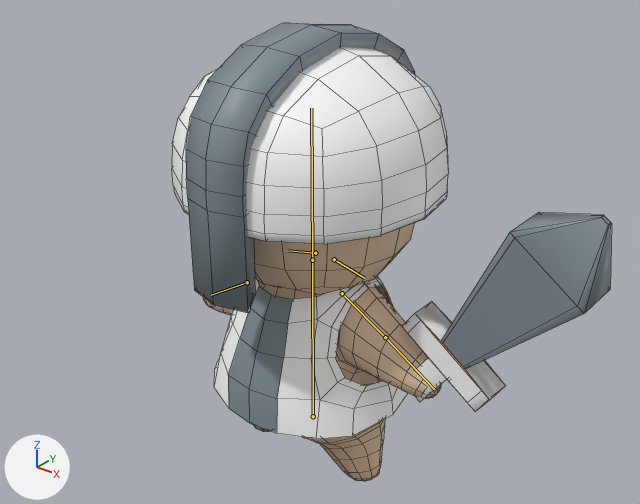
The FBX model Assets/Art/3D Models/Entities/Humanoid/gladiator_warrior.fbx, before and after one commit.
Before and after are seen from a camera (50 mm lens) standing at (1.322, -1.622, 1.657) and looking at (0.075, -0.063, 0.69). Lighting does not change. The marker at lower left points along +X, +Y and +Z. The bones that change are drawn over the model as lines. Mesh edges are drawn as thin lines.

Names of what the first picture shows: 'bod', 'head', 'helmet', 'shirt', 'sword'.
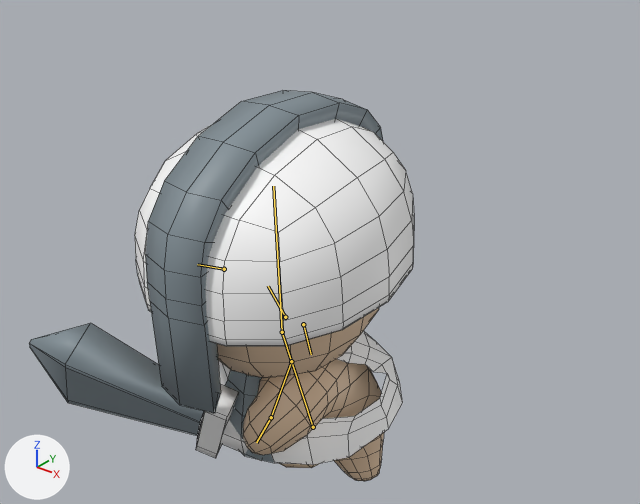
The newer file adds an action. The first version stands in its rest pose; the second is drawn at frame 8 of the action 'rig|attack'.

Boxes [x1, y1, x2, y2] around the edits, measured in the pictures (640 x 504 px):
'helmet', posed (11% taller)
    before: [172, 23, 448, 313]
    after: [135, 90, 414, 413]
'sword', posed (11% wider, 31% shorter)
    before: [402, 212, 612, 412]
    after: [29, 323, 262, 461]
'shirt', posed
    before: [214, 276, 407, 439]
    after: [218, 331, 403, 465]
'bod', posed
    before: [203, 280, 441, 481]
    after: [243, 359, 384, 481]
bone 'bod', root to tip
    before: (313, 416) to (312, 261)
    after: (313, 427) to (282, 332)
bone 'head', root to tip
    before: (312, 260) to (311, 108)
    after: (282, 332) to (273, 186)
bone 'shoulder.l', root to tip
    before: (334, 259) to (364, 278)
    after: (303, 324) to (311, 354)
bone 'arm.l', root to tip
    before: (342, 293) to (385, 337)
    after: (291, 361) to (271, 417)
bone 'forearm.l', root to tip
    before: (385, 337) to (434, 389)
    after: (271, 417) to (256, 442)
bone 'shoulder.r', root to tip
    before: (315, 253) to (287, 250)
    after: (285, 317) to (268, 286)
bone 'forearm.r', root to tip
    before: (247, 282) to (211, 295)
    after: (224, 269) to (197, 264)

The change in detail:
Bone 'bod' (bone_bod) moves from (0.0, 0.0, 0.0) to (0.0, -0.038, 0.0).
Bone 'bod' (bone_bod) turns from (0, 0, 0) to (-19, 0, 0) degrees about its own x, y and z.
Bone 'bod' (bone_bod) is rescaled from (1.0, 1.0, 1.0) to (1.0, 0.8, 1.0).
Bone 'head' (bone_head) turns from (0, 0, 0) to (13, 0, 0) degrees about its own x, y and z.
Bone 'head' (bone_head) is rescaled from (1.0, 1.0, 1.0) to (1.0, 1.24, 1.01).
Bone 'shoulder.l' (bone_shoulder_l) turns from (0, 0, 0) to (-42, 3, -7) degrees about its own x, y and z.
Bone 'shoulder.l' (bone_shoulder_l) is rescaled from (1.0, 1.0, 1.0) to (1.25, 1.0, 1.0).
Bone 'arm.l' (bone_arm_l) turns from (0, 0, 0) to (-31, 13, -14) degrees about its own x, y and z.
Bone 'forearm.l' (bone_forearm_l) turns from (0, 0, 0) to (-90, 56, -8) degrees about its own x, y and z.
Bone 'shoulder.r' (bone_shoulder_r) turns from (0, 0, 0) to (24, -1, 42) degrees about its own x, y and z.
Bone 'shoulder.r' (bone_shoulder_r) is rescaled from (1.0, 1.0, 1.0) to (1.2, 1.06, 1.01).
Bone 'forearm.r' (bone_forearm_r) turns from (0, 0, 0) to (-3, -14, -36) degrees about its own x, y and z.
